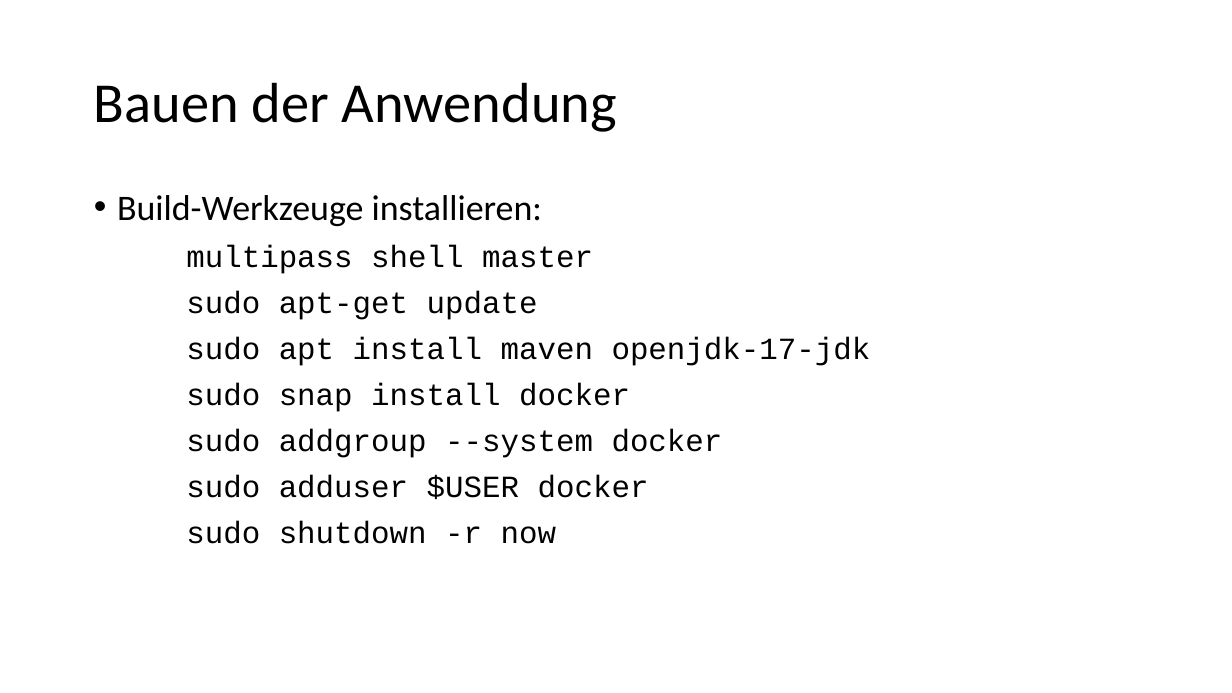
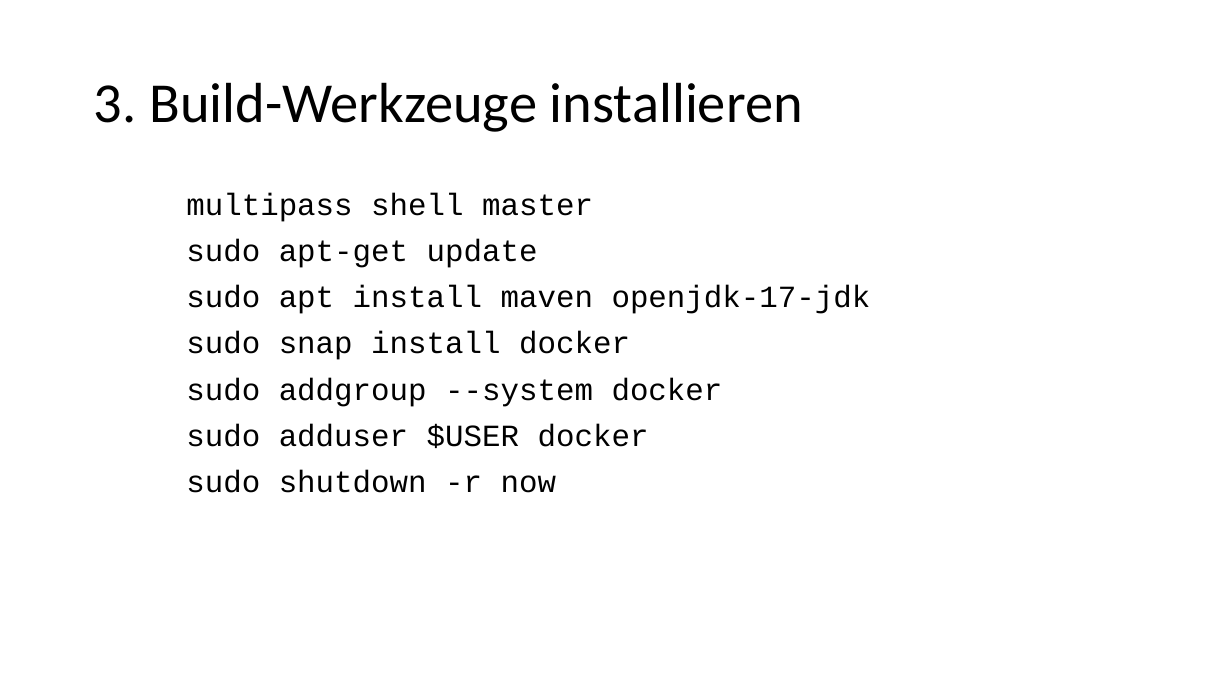
Before and after one commit to igeldo/PR4-SoSe23, a slide deck: slide 7 of sample/kubernetes/Bring your own device - Teil 2.pptx (slide 5 before the commit). Drawn at 1232x693 pixels with LibreOffice and Linux fonts; fonts in the diff are those of the drawing. Boxes give left, top, right and bottom in pixels: in the first picture for what was removed or moved away, otherwise in the second. Text is boxed around its words. In the diff, an @@ line names an element or a change of style, - is before the commit and + after.

```diff
--- a/sample/kubernetes/Bring your own device - Teil 2.pptx
+++ b/sample/kubernetes/Bring your own device - Teil 2.pptx
@@ title at (94,82,803,132): text changed @@
-Bauen der Anwendung
+3. Build-Werkzeuge installieren
@@ text at (117,195,542,226): paragraph removed @@
-• Build-Werkzeuge installieren:
```
Also in this commit, not shown: 6 other slides changed, 9 slides added, 2 other files.
